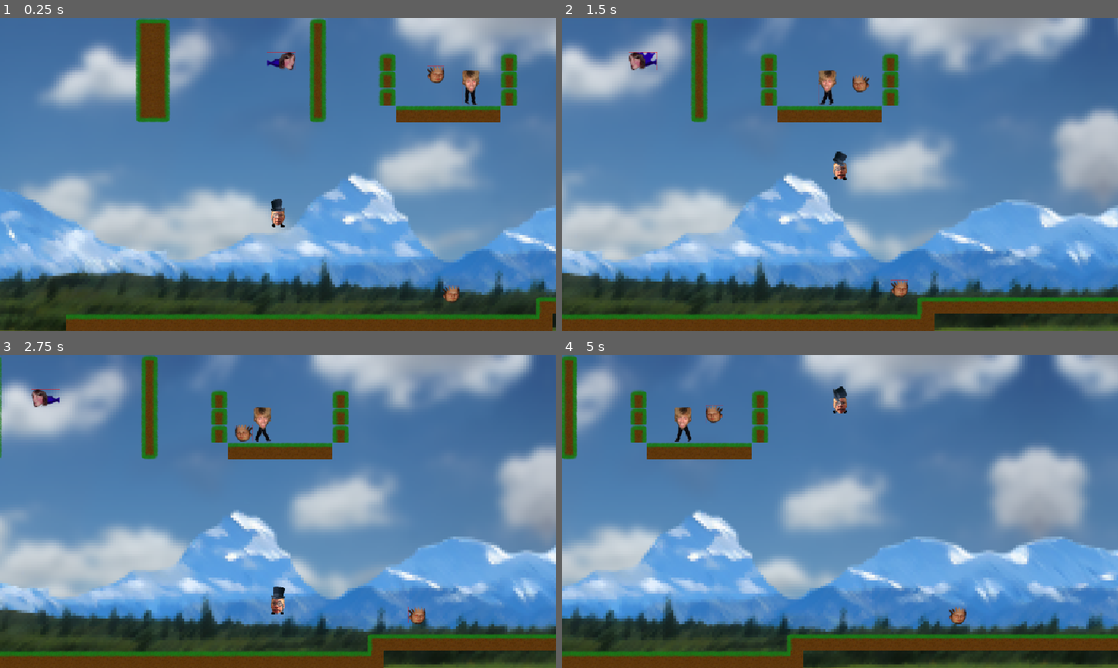
Above: before the commit, frames 1-4 (two rows, left to right).
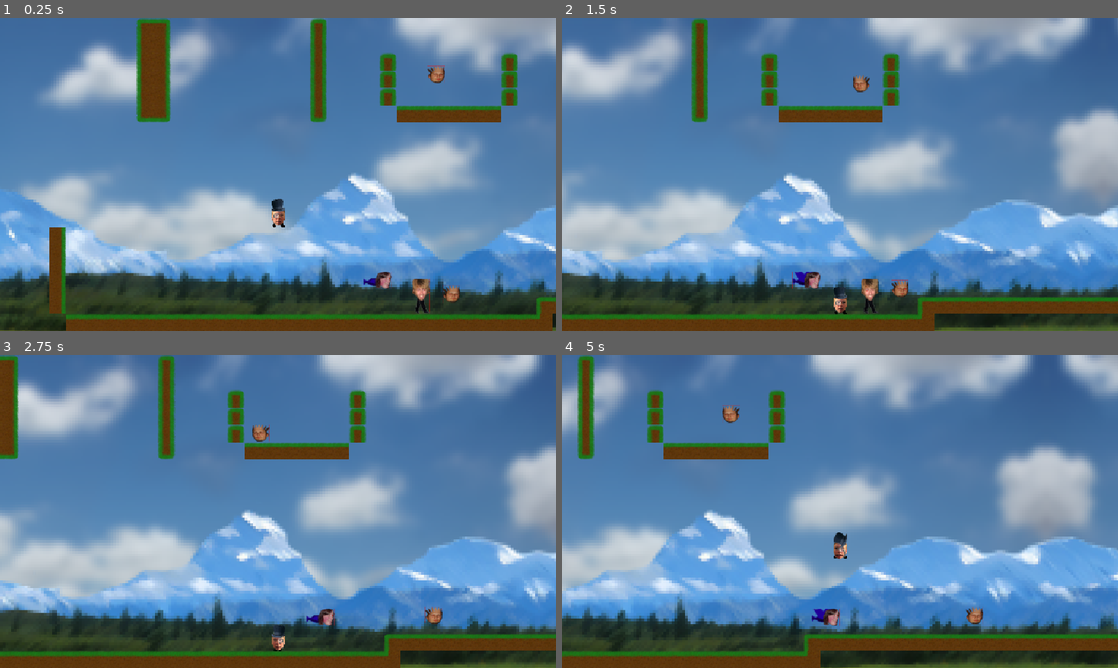
Above: after the commit, the same moments.

Repository: karl-run/alecthefancy-godot
Game: Godot game, scene res://main_dev.tscn
The game is run twice, just before and just after one commit, with the same random seed, the same clock (stepped at 60 frames per second) and the same inputs. This scene is started directly instead of the project's main scene.
Inputs:
- Up to frame 1 (0.25 s): no input
- Up to frame 2 (1.5 s): hold Right (move_right) from 0.53 s (still down); tap Space (jump) at 0.6, 0.77, 1.07, 1.35 s
- Up to frame 3 (2.75 s): tap Space (jump) at 1.52, 1.82, 2.1 s; release Right (move_right) at 2.03 s; hold Left (move_left) from 2.03 s (still down)
- Up to frame 4 (5 s): release Left (move_left) at 2.78 s; hold Right (move_right) 2.78-4.28 s; tap Space (jump) at 2.85, 3.02, 3.32, 3.6, 3.77, 4.07, 4.35, 4.52, 4.82 s; hold Left (move_left) from 4.28 s (still down)

The runs differ from the first frame. In frame 1, 2.4% of the frame differs, in the area x 8-98%, y 0-97%; in frame 2, 1.8%; in frame 3, 19%; in frame 4, 19%, in the area x 0-100%, y 0-100%.

Commit message:
feat: make walking mobs killable

Diff:
--- a/main_dev.tscn
+++ b/main_dev.tscn
@@ -17,16 +17,17 @@
 position = Vector2(392, 275)
 
 [node name="DevMap" type="TileMapLayer" parent="."]
-position = Vector2(1, 0)
-tile_map_data = PackedByteArray("AAAAABEAAAAAAAAAAAABABEAAAA …(1647 unchanged characters)… AIAAAAAAAZAAMAAAAIAAAAAAAZAAQAAAAIAAAAAAA=")
+position = Vector2(2, 0)
+tile_map_data = PackedByteArray("AAAAABEAAAAAAAAAAAABABEAAAA …(1647 unchanged characters)… AIAAAAAAAZAAMAAAAIAAAAAAAZAAQAAAAIAAAAAAD//xAAAAADAAAAAAD//w8AAAADAAAAAAD//w4AAAADAAAAAAD//w0AAAADAAAAAAD//wwAAAADAAAAAAA=")
 tile_set = ExtResource("2_og48h")
 
 [node name="FlyingMob" parent="DevMap" instance=ExtResource("4_jc27u")]
-position = Vector2(379, 79)
-max_contacts_reported = 2
+position = Vector2(555, 482)
 
 [node name="WalkingMob" parent="DevMap" instance=ExtResource("5_ph7h3")]
-position = Vector2(721, 106)
+position = Vector2(628, 484)
+run_speed = 99
+gravity = 2500
 
 [node name="JumpingMob" parent="DevMap" instance=ExtResource("6_ph7h3")]
 position = Vector2(656, 113)
--- a/mobs/walking_mob.gd
+++ b/mobs/walking_mob.gd
@@ -22,10 +22,14 @@
 		left = false
 		$Animations.flip_h = true
 
-
 	if left:
 		velocity.x += run_speed
 	else:
 		velocity.x -= run_speed
 
 	move_and_slide()
+
+
+func kill() -> void:
+	$Animations.play("death")
+	$Animations.animation_finished.connect(func (): queue_free() )
--- a/mobs/walking_mob.tscn
+++ b/mobs/walking_mob.tscn
@@ -61,9 +61,9 @@
 "duration": 1.0,
 "texture": SubResource("AtlasTexture_1bjdn")
 }],
-"loop": true,
+"loop": false,
 "name": &"death",
-"speed": 5.0
+"speed": 12.0
 }, {
 "frames": [{
 "duration": 1.0,
@@ -83,11 +83,14 @@
 }],
 "loop": true,
 "name": &"default",
-"speed": 5.0
+"speed": 12.0
 }]
 
 [sub_resource type="RectangleShape2D" id="RectangleShape2D_iigng"]
-size = Vector2(32, 62)
+size = Vector2(32, 58)
+
+[sub_resource type="RectangleShape2D" id="RectangleShape2D_vss60"]
+size = Vector2(34, 7)
 
 [node name="WalkingMob" type="CharacterBody2D"]
 collision_layer = 4
@@ -95,8 +98,16 @@
 
 [node name="Animations" type="AnimatedSprite2D" parent="."]
 sprite_frames = SubResource("SpriteFrames_7x0pu")
-frame_progress = 0.580887
+autoplay = "default"
 
 [node name="CollisionShape2D" type="CollisionShape2D" parent="."]
-position = Vector2(0, 2)
+position = Vector2(0, 4)
 shape = SubResource("RectangleShape2D_iigng")
+
+[node name="KillArea" type="Area2D" parent="."]
+collision_layer = 4
+collision_mask = 2
+
+[node name="CollisionShape2D" type="CollisionShape2D" parent="KillArea"]
+position = Vector2(0, -28.5)
+shape = SubResource("RectangleShape2D_vss60")
--- a/player/player.gd
+++ b/player/player.gd
@@ -1,7 +1,7 @@
 extends CharacterBody2D
 
 var run_speed: int  = 350
-var jump_speed: int = -2000
+var jump_speed: int = -1000
 var gravity: int    = 2500
 
 
@@ -26,6 +26,7 @@
 	move_and_slide()
 	do_animations()
 
+
 func do_animations() -> void:
 	if is_on_floor():
 		if velocity.x == 0:
@@ -37,3 +38,13 @@
 	else:
 		if velocity.y < 0:
 			$Animations.play("jump")
+
+
+func _on_body_area_body_entered(body: Node2D) -> void:
+	print("Uh oh player hit by ", body.name)
+	pass
+
+func _on_jump_area_entered(area: Area2D) -> void:
+	if area.name == "KillArea":
+		area.get_parent().kill()
+		print("Jump area shape entered in area: ", area.name)
--- a/player/player.tscn
+++ b/player/player.tscn
@@ -226,6 +226,12 @@
 radius = 12.0
 height = 50.0
 
+[sub_resource type="RectangleShape2D" id="RectangleShape2D_rkbax"]
+size = Vector2(24, 5)
+
+[sub_resource type="RectangleShape2D" id="RectangleShape2D_g1dw6"]
+size = Vector2(22, 40)
+
 [node name="Alec" type="CharacterBody2D"]
 collision_layer = 2
 script = ExtResource("1_rkbax")
@@ -233,9 +239,30 @@
 [node name="Animations" type="AnimatedSprite2D" parent="."]
 texture_filter = 1
 texture_repeat = 1
-position = Vector2(-1, 0)
 sprite_frames = SubResource("SpriteFrames_j5n4i")
 animation = &"run"
+frame_progress = 0.494725
 
 [node name="CollisionShape" type="CollisionShape2D" parent="."]
 shape = SubResource("CapsuleShape2D_634y6")
+
+[node name="Jump Area" type="Area2D" parent="."]
+collision_layer = 2
+collision_mask = 12
+priority = 1
+
+[node name="Jump Shape" type="CollisionShape2D" parent="Jump Area"]
+position = Vector2(0, 23.5)
+shape = SubResource("RectangleShape2D_rkbax")
+
+[node name="Body Area" type="Area2D" parent="."]
+position = Vector2(0, -1)
+collision_layer = 2
+collision_mask = 12
+
+[node name="Death Shape" type="CollisionShape2D" parent="Body Area"]
+position = Vector2(0, 1)
+shape = SubResource("RectangleShape2D_g1dw6")
+
+[connection signal="area_entered" from="Jump Area" to="." method="_on_jump_area_entered"]
+[connection signal="body_entered" from="Body Area" to="." method="_on_body_area_body_entered"]
Not shown: 1 places in mobs/walking_mob.tscn that only renumber resources
Not shown: 1 places in player/player.tscn that only renumber resources
